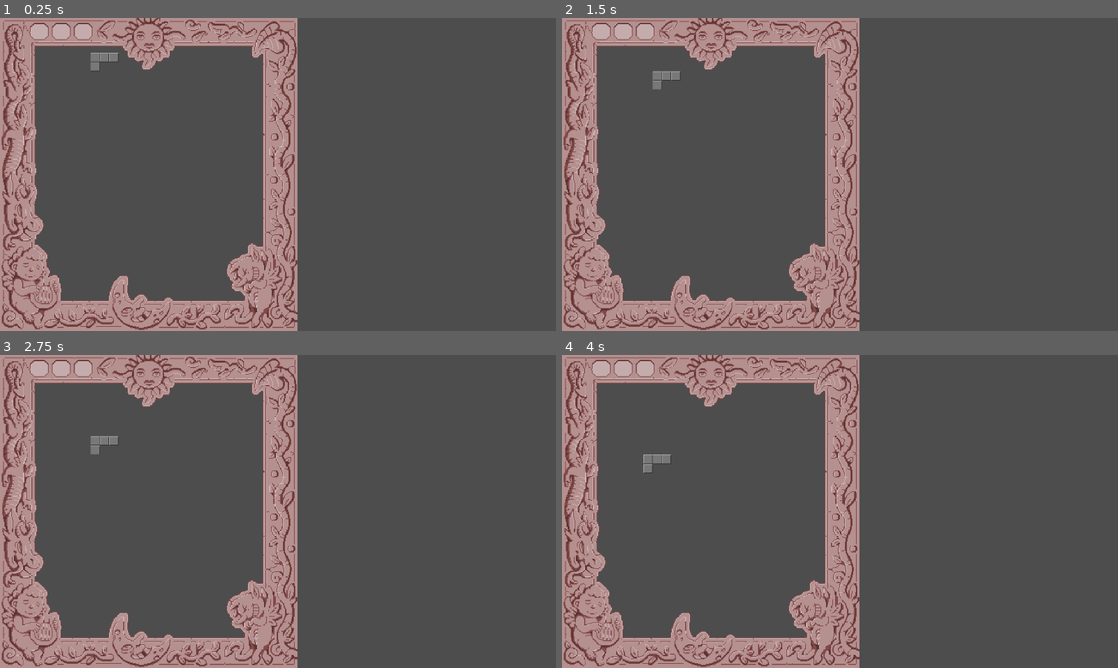
Above: before the commit, frames 1-4 (two rows, left to right).
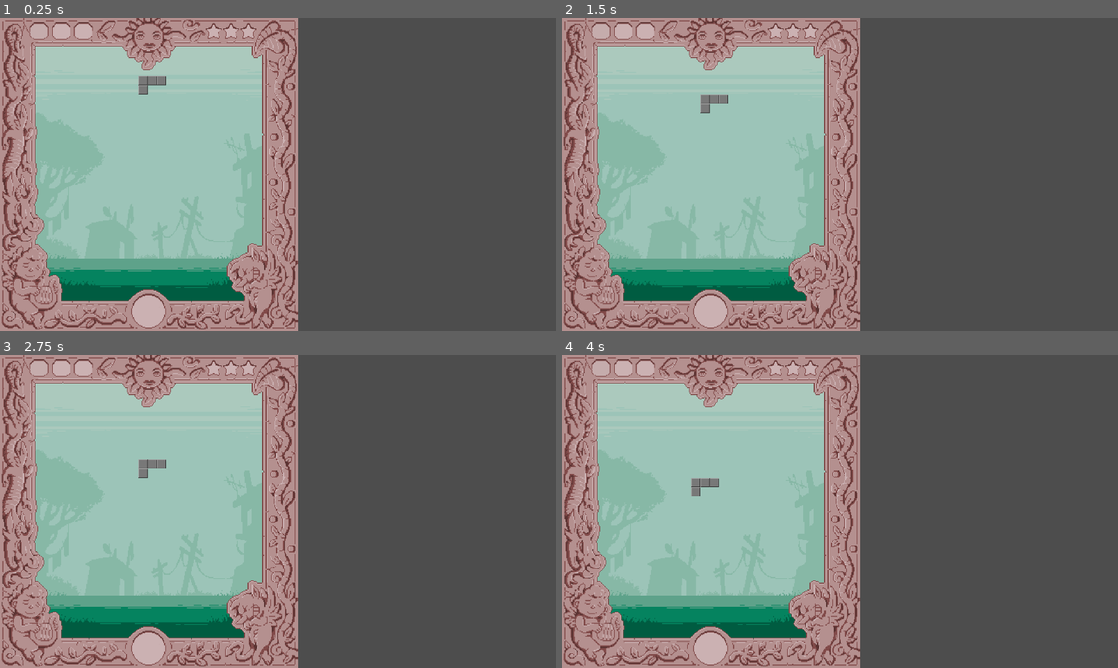
Above: after the commit, the same moments.

Repository: joaquimbrugues/santjordijam
Game: Godot game, scene res://escenes/nivell.tscn
Same seed, same stepped clock (60 frames per second), same inputs: the game is played once before the commit and once after it.
Inputs:
- Up to frame 1 (0.25 s): no input
- Up to frame 2 (1.5 s): tap Enter at 0.5 s; tap S (peça_avall) at 0.6 s; tap D (peça_dreta) at 1.35 s
- Up to frame 3 (2.75 s): tap Space at 2 s; hold A (peça_esquerra) from 2.03 s (still down)
- Up to frame 4 (4 s): release A (peça_esquerra) at 2.78 s; tap W (peça_frena) at 2.85 s; tap Enter at 3.5 s; hold R (peça_gira) from 3.53 s (still down)

The runs differ from the first frame. In frame 1, 36% of the frame differs, in the area x 0-54%, y 0-100%; in frame 2, 36%; in frame 3, 36%; in frame 4, 36%.

Commit message:
Afegits sprites del marc del Tetris

Diff:
--- a/escenes/nivell.tscn
+++ b/escenes/nivell.tscn
@@ -3,42 +3,48 @@
 [ext_resource type="Script" uid="uid://8m41heoy4ria" path="res://scripts/nivell.gd" id="1_34qa0"]
 [ext_resource type="Texture2D" uid="uid://df3v6mt8qm1t0" path="res://recursos/sprites/interficie_tetris.png" id="1_opjtr"]
 [ext_resource type="PackedScene" uid="uid://eyu6uq6rd0w7" path="res://escenes/peça.tscn" id="2_r0mg4"]
+[ext_resource type="Texture2D" uid="uid://b7j7llo6x5u7o" path="res://recursos/sprites/fons_tetris.png" id="3_lkhql"]
 
 [sub_resource type="RectangleShape2D" id="RectangleShape2D_opjtr"]
-size = Vector2(126.45776, 1024.0305)
+size = Vector2(234.13654, 975.6549)
 
 [sub_resource type="RectangleShape2D" id="RectangleShape2D_r0mg4"]
-size = Vector2(1080, 110.20401)
+size = Vector2(1028.6362, 155.94478)
 
 [node name="Nivell" type="Node2D" unique_id=652851506]
 script = ExtResource("1_34qa0")
 
 [node name="Capes" type="Node2D" parent="." unique_id=732824529]
 
+[node name="BGTetris" type="Sprite2D" parent="Capes" unique_id=1905633239]
+position = Vector2(515, 539.4636)
+scale = Vector2(2.9912536, 2.9912536)
+texture = ExtResource("3_lkhql")
+
 [node name="Peça" parent="Capes" unique_id=1585660043 instance=ExtResource("2_r0mg4")]
-position = Vector2(345, 120)
+position = Vector2(510, 200)
 scale = Vector2(1.0000001, 1.0000001)
 
 [node name="FGTetris" type="Sprite2D" parent="Capes" unique_id=859680656]
-position = Vector2(514, 539.7999)
-scale = Vector2(0.9518518, 0.9518517)
+position = Vector2(514.318, 539.9782)
+scale = Vector2(1.0003536, 1.0003536)
 texture = ExtResource("1_opjtr")
 
 [node name="VoresTetris" type="Area2D" parent="Capes/FGTetris" unique_id=499102405]
 input_pickable = false
 
 [node name="VoraEsquerra" type="CollisionShape2D" parent="Capes/FGTetris/VoresTetris" unique_id=821580220]
-position = Vector2(-477.28146, -52.70038)
+position = Vector2(-397.28726, -53.959137)
 scale = Vector2(1.0000001, 1.0000001)
 shape = SubResource("RectangleShape2D_opjtr")
 
 [node name="VoraDreta" type="CollisionShape2D" parent="Capes/FGTetris/VoresTetris" unique_id=1555196556]
-position = Vector2(475.45187, -49.198223)
+position = Vector2(388.95074, -49.96054)
 scale = Vector2(1.0000001, 1.0000001)
 shape = SubResource("RectangleShape2D_opjtr")
 
 [node name="VoraTerra" type="CollisionShape2D" parent="Capes/FGTetris/VoresTetris" unique_id=1014557641]
-position = Vector2(0, 511.2683)
+position = Vector2(0.1819458, 459.8592)
 scale = Vector2(1.0000001, 1.0000001)
 shape = SubResource("RectangleShape2D_r0mg4")
 
@@ -51,6 +57,7 @@
 autostart = true
 
 [node name="HUD_Esquerra" type="Control" parent="." unique_id=1632155265]
+visible = false
 layout_mode = 3
 anchors_preset = 0
 offset_right = 1028.0
Binary file added: recursos/sprites/fons_tetris.png
Not shown, added: recursos/sprites/fons_tetris.png.import
Binary file changed: recursos/sprites/interficie_tetris.png
